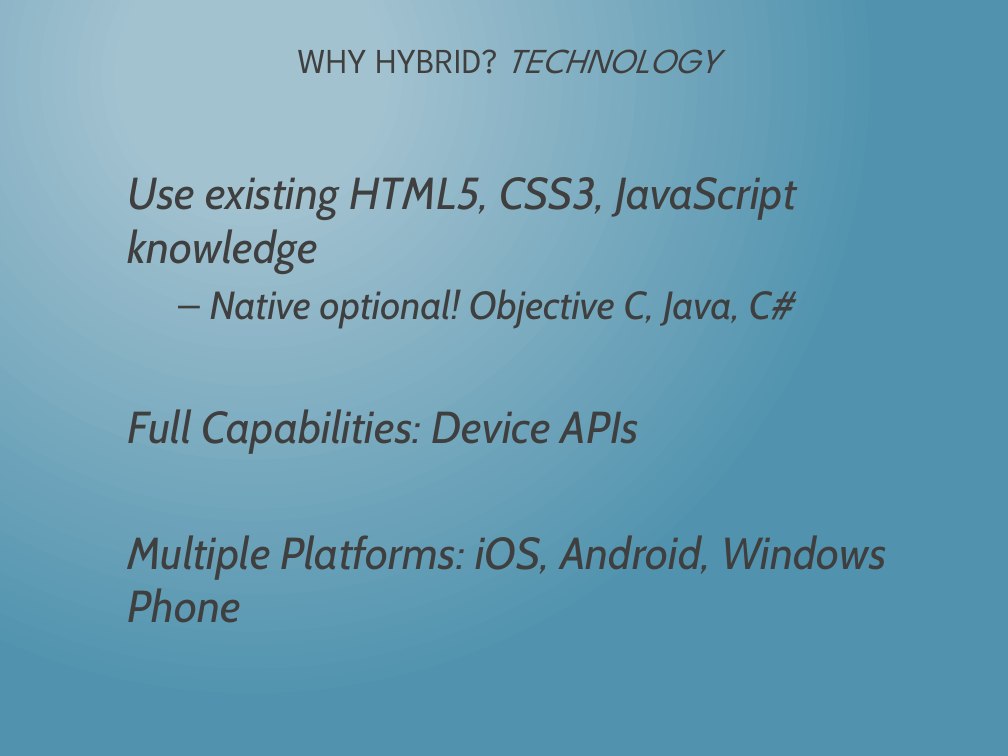
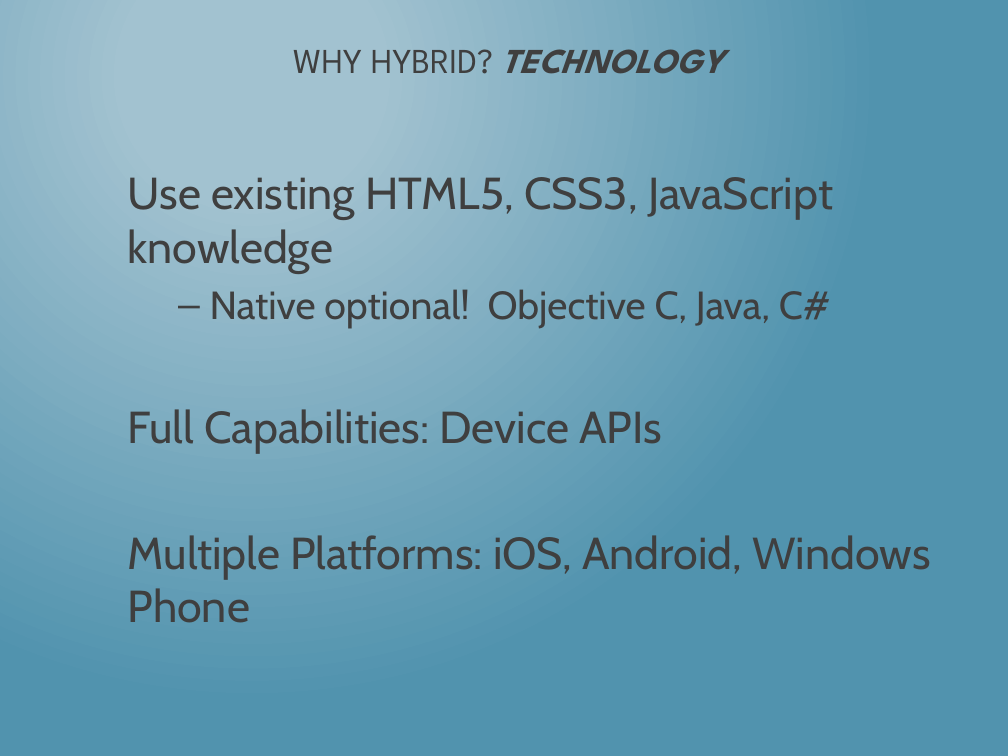
Before and after one commit to dotNetkow/Presentations, a slide deck: slide 10 of 2014-08-11 That Conference - Hybrid Apps/Building PhoneGap Mobile App w KendoUI.pptx (slide 11 before the commit). Drawn at 1008x756 pixels with LibreOffice and Linux fonts; fonts in the diff are those of the drawing. Boxes give left, top, right and bottom in pixels: in the first picture for what was removed or moved away, otherwise in the second. Text is boxed around its words. In the diff, an @@ line names an element or a change of style, - is before the commit and + after.

```diff
--- a/2014-08-11 That Conference - Hybrid Apps/Building PhoneGap Mobile App w KendoUI.pptx
+++ b/2014-08-11 That Conference - Hybrid Apps/Building PhoneGap Mobile App w KendoUI.pptx
@@ title "WHY HYBRID? TECHNOLOGY" at (x1=293, y1=49, x2=723, y2=74): bold on in "TECHNOLOGY" @@
@@ text "Use existing HTML5, CSS3, JavaScript ..." at (x1=128, y1=177, x2=930, y2=623): italic off @@
```
Also in this commit, not shown: 14 other slides changed, 1 other file.
